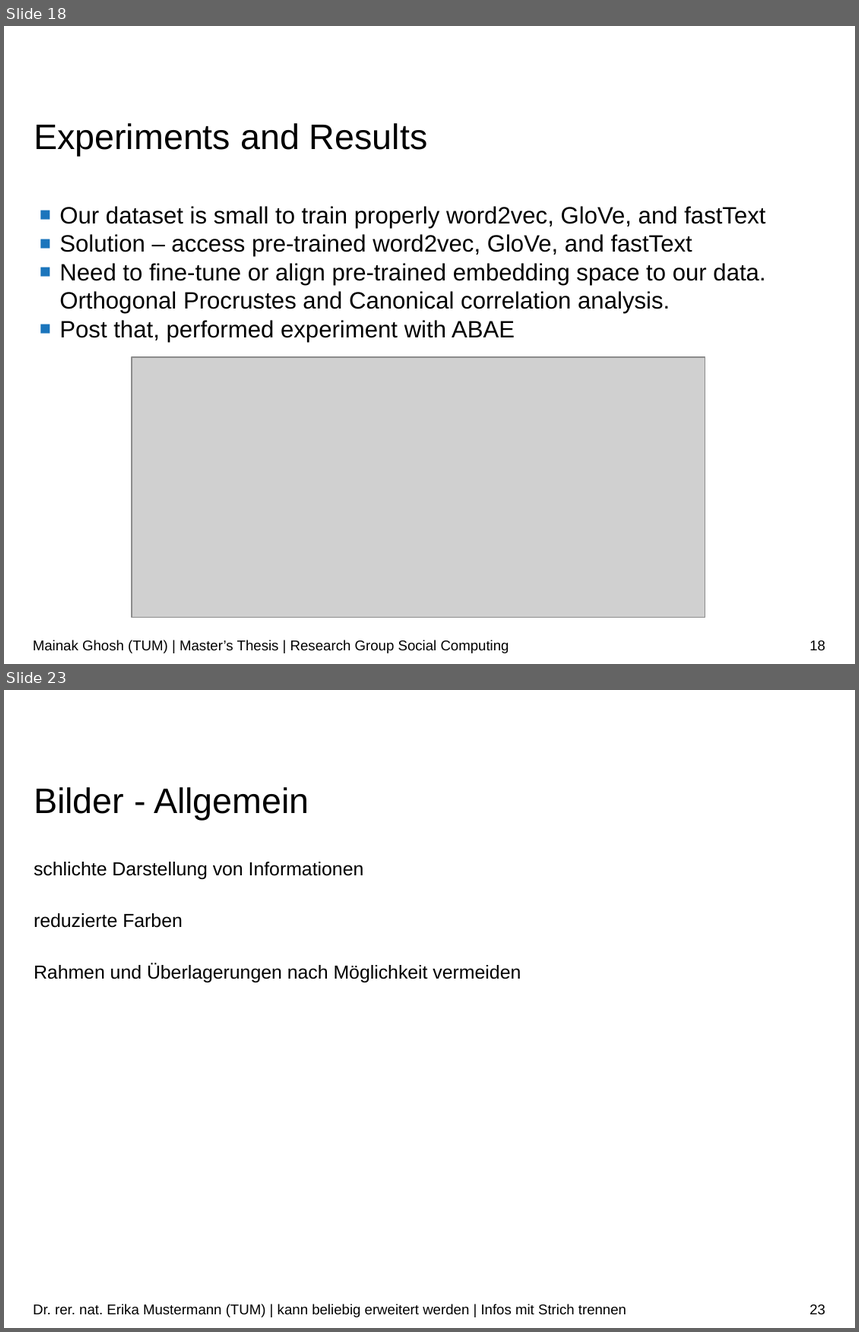
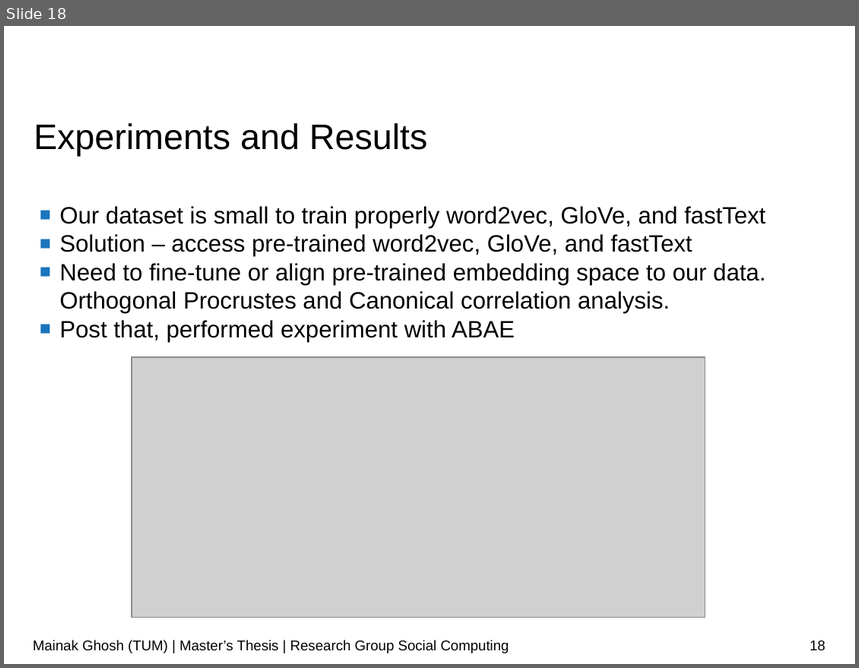
Before and after one commit to ghoshmainak/mainak-master-thesis, a slide deck: report/thesis-ppt.odp. Shown one above the other, each under a label of ours: slides 18 and 23 before the commit, slide 18 after it; the slides between them are not shown. The pictures are 859x1332 and 859x668 pixels, drawn with LibreOffice and Linux fonts; fonts in the diff are those of the drawing; grey boxes stand for pictures; background and template pictures are left out. Boxes give left, top, right and bottom in pixels: in the first picture for what was removed or moved away, otherwise in the second. Text is boxed around its words. In the diff, an @@ line names an element or a change of style, - is before the commit and + after.

```diff
--- a/report/thesis-ppt.odp
+++ b/report/thesis-ppt.odp
@@ slide 23 removed at (x1=4, y1=690, x2=855, y2=1328), background #FFFFFF @@
@@ title removed at (x1=34, y1=787, x2=310, y2=820) @@
-Bilder - Allgemein
@@ text removed at (x1=34, y1=862, x2=521, y2=983) @@
-schlichte Darstellung von Informationen
-reduzierte Farben
-Rahmen und Überlagerungen nach Möglichkeit vermeiden
@@ text removed at (x1=33, y1=1304, x2=626, y2=1318) @@
-Dr. rer. nat. Erika Mustermann (TUM) | kann beliebig erweitert werden | Infos mit Strich trennen
@@ page number removed at (x1=810, y1=1305, x2=826, y2=1315) @@
-23
```
Also in this commit, not shown: 9 slides added, 15 other slides removed, 1 other file.
